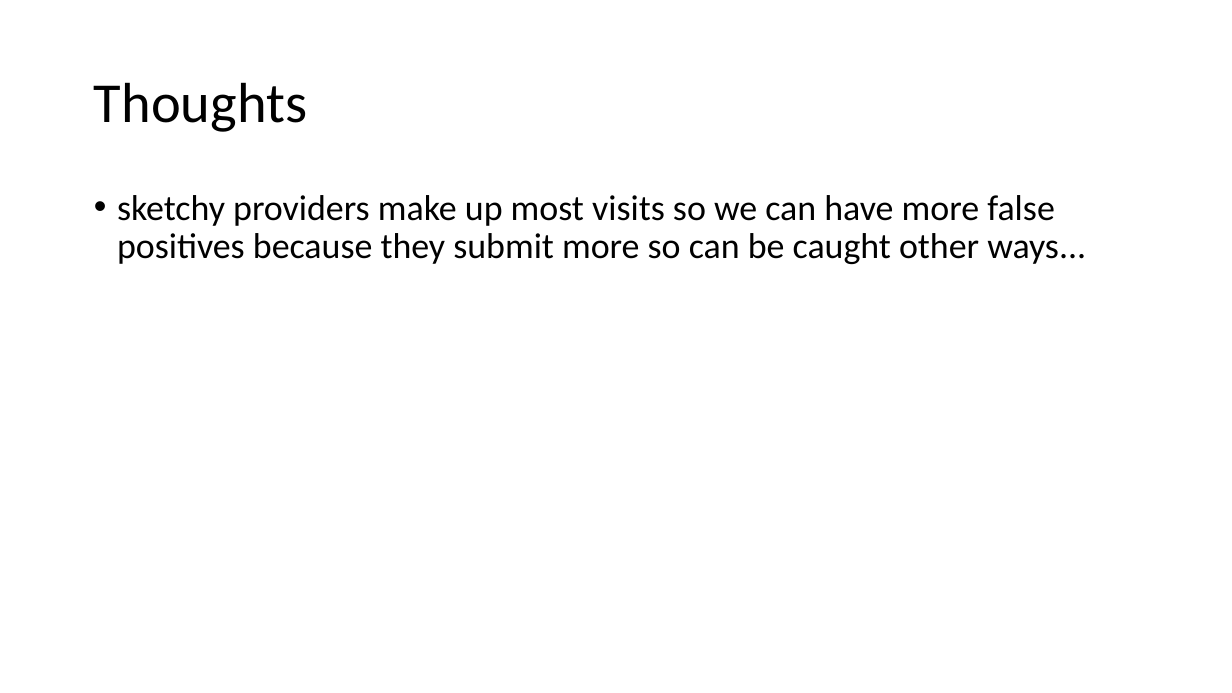
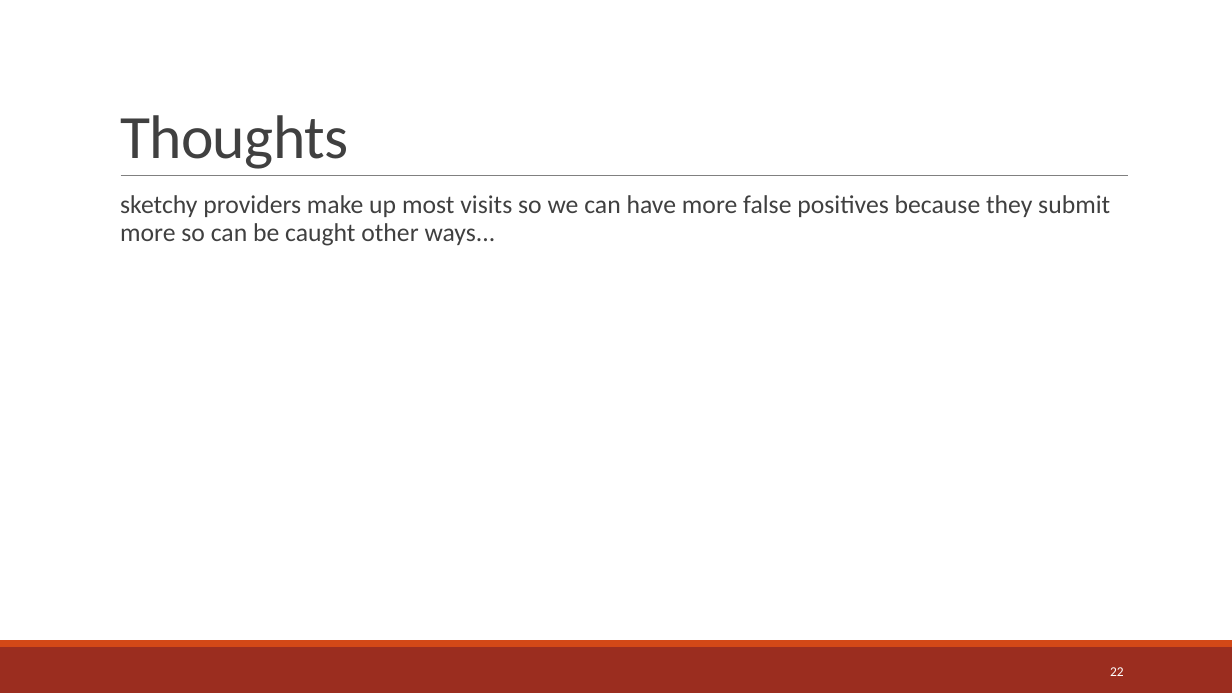
Before and after one commit to jwelch1123/healthcare_fraud_detection, a slide deck: slide 22 of Presentation.pptx (slide 12 before the commit). Drawn at 1232x693 pixels with LibreOffice and Linux fonts; fonts in the diff are those of the drawing. Boxes give left, top, right and bottom in pixels: in the first picture for what was removed or moved away, otherwise in the second. Text is boxed around its words. In the diff, an @@ line names an element or a change of style, - is before the commit and + after.

```diff
--- a/Presentation.pptx
+++ b/Presentation.pptx
@@ title "Thoughts": place and size @@
-title "Thoughts" at <box>94,82,307,132</box>
+title "Thoughts" at <box>120,115,348,169</box>
@@ title "Thoughts" at <box>120,115,348,169</box>: size 44 to 48 pt, text colour #000000 to #404040, letter spacing 0 to -0.5 pt; line spacing 0.9 to 0.85; vertical alignment middle to bottom @@
@@ line added from (121, 176) to (1128, 176), #808080 0.5 pt @@
@@ text "sketchy providers make up most ..." at <box>120,195,1110,246</box>: size 28 to 20 pt, text colour #000000 to #404040; bullet • to  ; more space between paragraphs @@
@@ rectangle added at <box>0,647,1232,693</box>, fill #9B2D1F @@
@@ rectangle added at <box>0,640,1232,647</box>, fill #D34817 @@
@@ page number added at <box>1110,667,1124,676</box>, 10.5 pt, text #FFFFFF @@
+22
```
Also in this commit, not shown: 6 other slides changed, 16 slides added, 6 slides removed, 10 other files.
